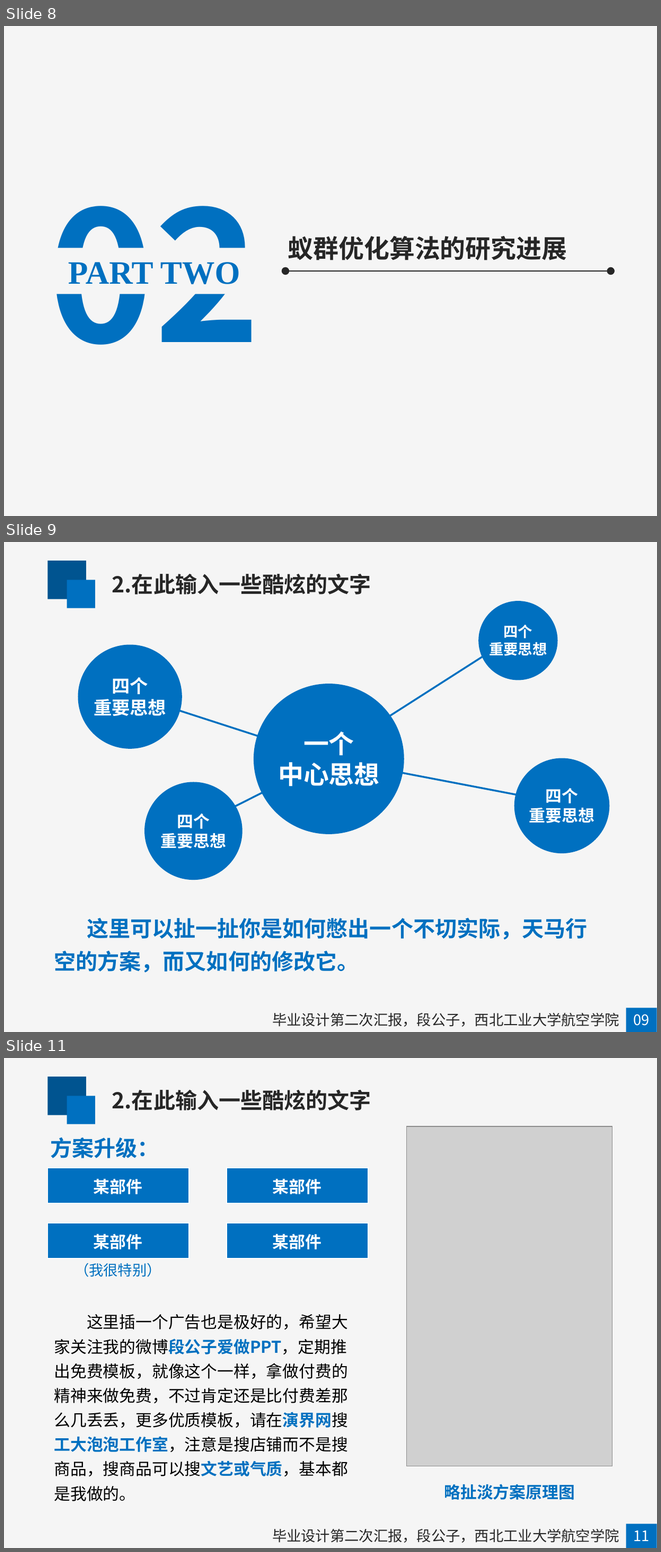
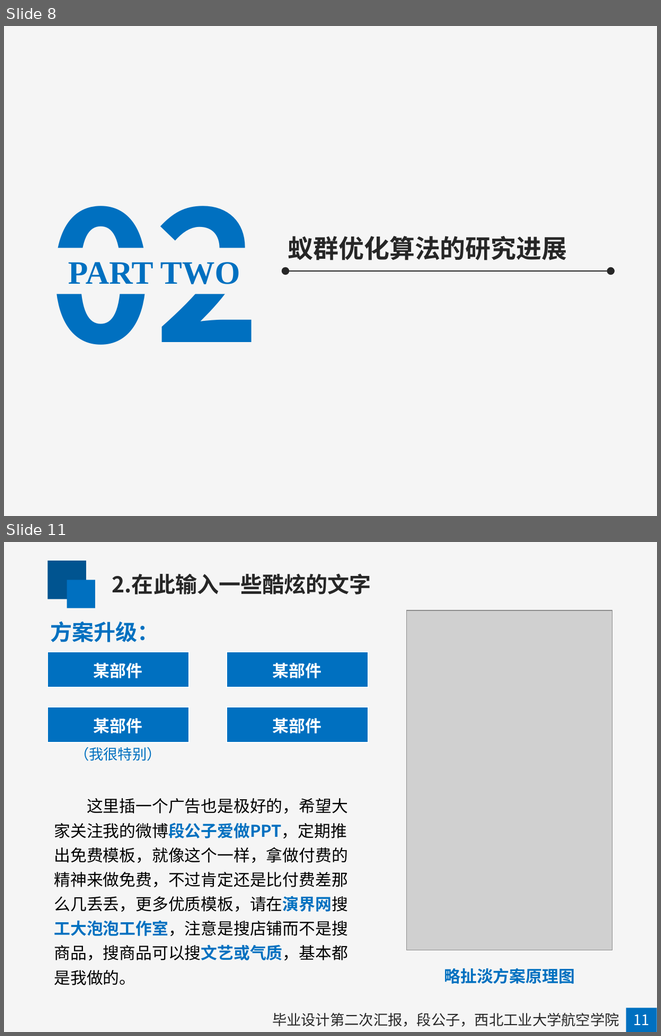
Before and after one commit to mapengfei-nwpu/ant, a slide deck: 蚁群优化算法.pptx. Shown one above the other, each under a label of ours: slides 8, 9 and 11 before the commit, slides 8 and 11 after it; the slides between them are not shown. The pictures are 661x1552 and 661x1036 pixels, drawn with LibreOffice and Linux fonts; fonts in the diff are those of the drawing; grey boxes stand for pictures. Boxes give left, top, right and bottom in pixels: in the first picture for what was removed or moved away, otherwise in the second. Text is boxed around its words. In the diff, an @@ line names an element or a change of style, - is before the commit and + after.

```diff
--- a/蚁群优化算法.pptx
+++ b/蚁群优化算法.pptx
@@ slide 9 removed at (4,542,657,1032), background #F5F5F5 @@
@@ rectangle removed at (48,561,86,599) @@
@@ rectangle removed at (67,580,95,608) @@
@@ text removed at (112,574,371,594) @@
-2.在此输入一些酷炫的文字
@@ ellipse removed at (479,601,558,680) @@
@@ text removed at (489,625,547,656) @@
-四个
-重要思想
@@ ellipse removed at (78,644,182,748) @@
@@ line removed from (321, 760) to (503, 644) @@
@@ text removed at (94,677,166,716) @@
-四个
-重要思想
@@ ellipse removed at (254,684,404,834) @@
@@ line removed from (126, 694) to (327, 758) @@
@@ text removed at (278,731,379,786) @@
-一个
-中心思想
@@ line removed from (187, 830) to (327, 760) @@
@@ line removed from (325, 758) to (562, 803) @@
@@ ellipse removed at (514,758,609,854) @@
@@ ellipse removed at (144,782,242,880) @@
@@ text removed at (529,788,594,823) @@
-四个
-重要思想
@@ text removed at (161,813,226,848) @@
-四个
-重要思想
@@ text removed at (54,917,588,972) @@
-这里可以扯一扯你是如何憋出一个不切实际，天马行空的方案，而又如何的修改它。
@@ text removed at (272,1013,619,1026) @@
-毕业设计第二次汇报，段公子，西北工业大学航空学院
@@ rectangle removed at (626,1007,657,1032) @@
@@ text removed at (633,1014,649,1025) @@
-09
```
Also in this commit, not shown: 3 slides changed, 1 slide added, 26 other files.
